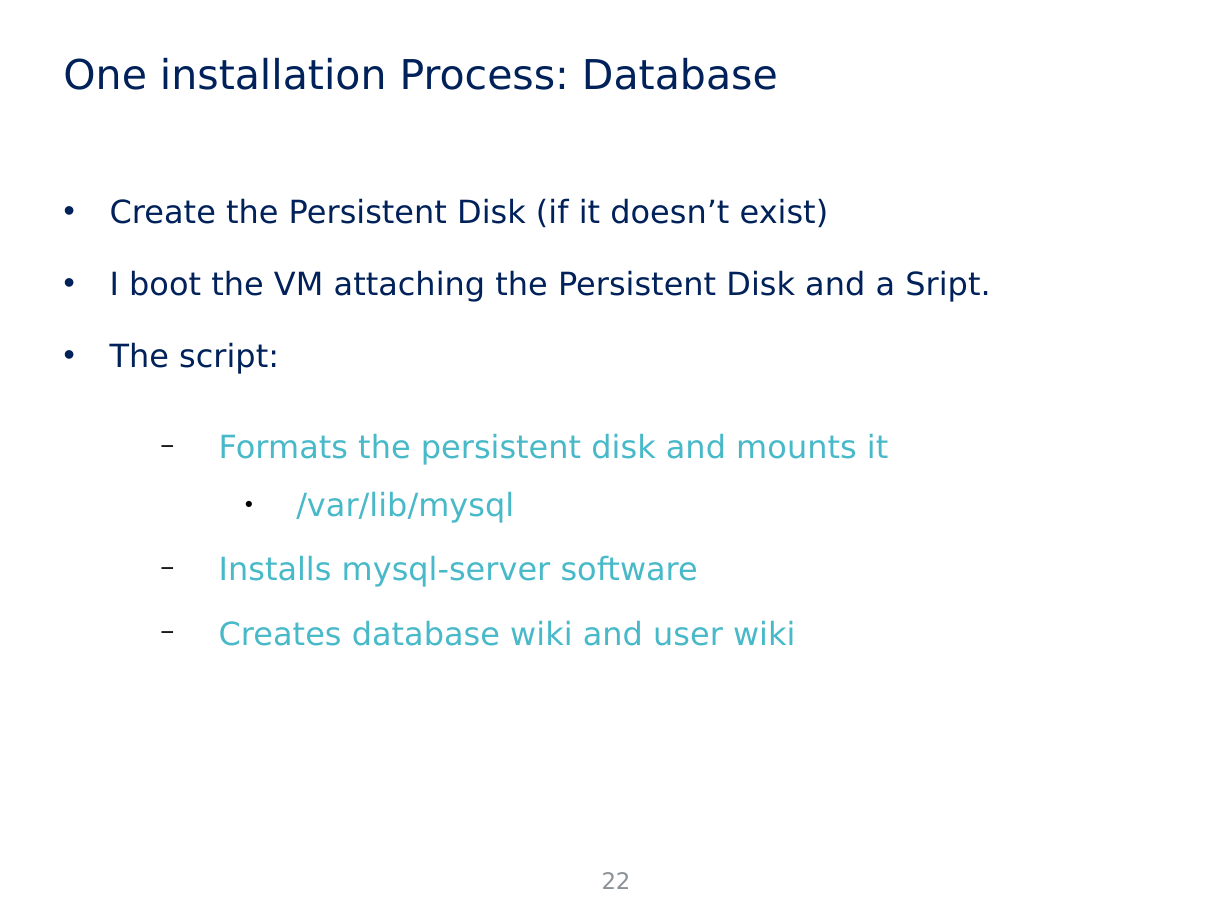
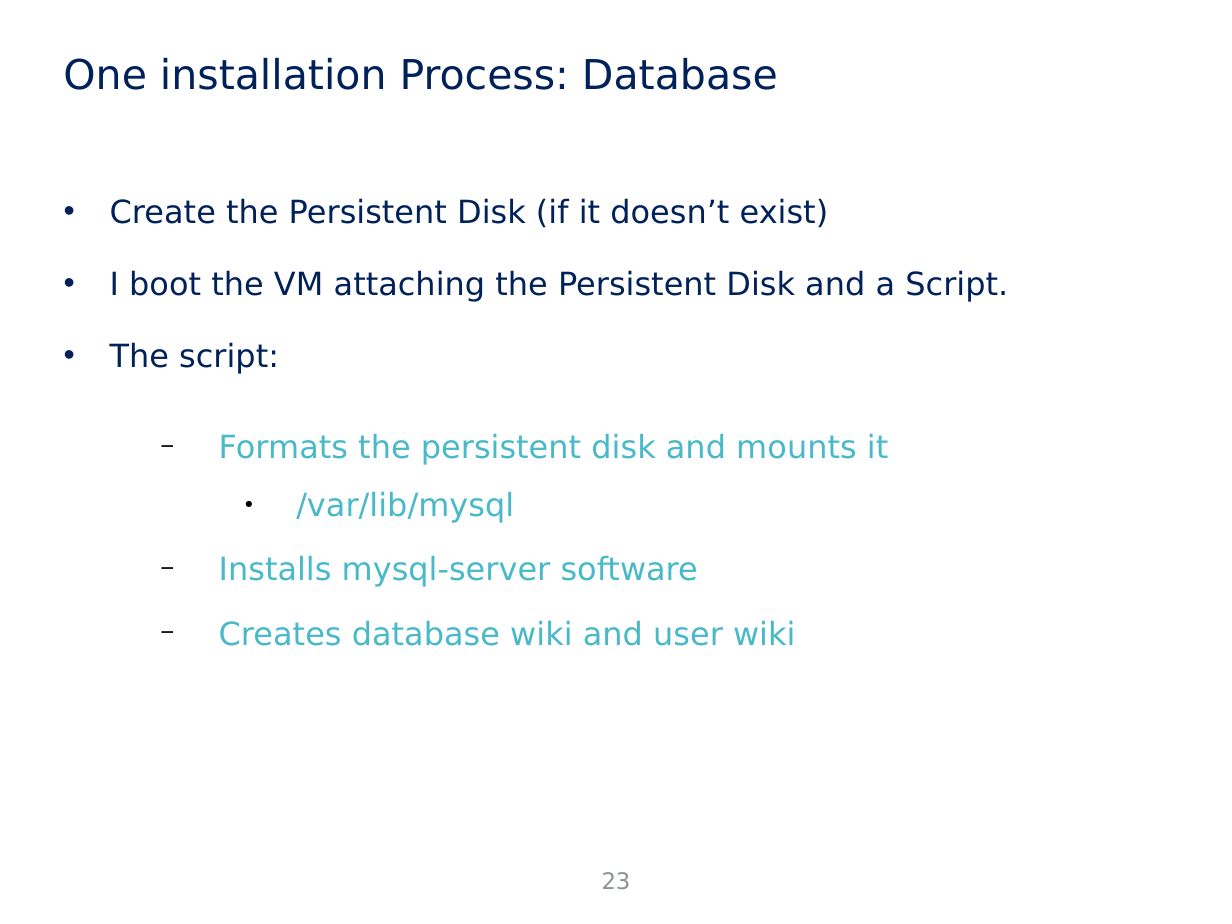
Before and after one commit to jicarretero/SummitMalaga2016, a slide deck: slide 23 of FiwareMalaga.odp (slide 22 before the commit). Drawn at 1232x924 pixels with LibreOffice and Linux fonts; fonts in the diff are those of the drawing; background and template pictures are left out. Boxes give left, top, right and bottom in pixels: in the first picture for what was removed or moved away, otherwise in the second. Text is boxed around its words. In the diff, an @@ line names an element or a change of style, - is before the commit and + after.

```diff
--- a/FiwareMalaga.odp
+++ b/FiwareMalaga.odp
@@ text at <box>110,270,1008,302</box>: text changed @@
-• I boot the VM attaching the Persistent Disk and a Sript.
+• I boot the VM attaching the Persistent Disk and a Script.
@@ page number at <box>602,872,631,889</box>: text changed @@
-22
+23
```
Also in this commit, not shown: 10 other slides changed, 3 slides added, 7 other files.
